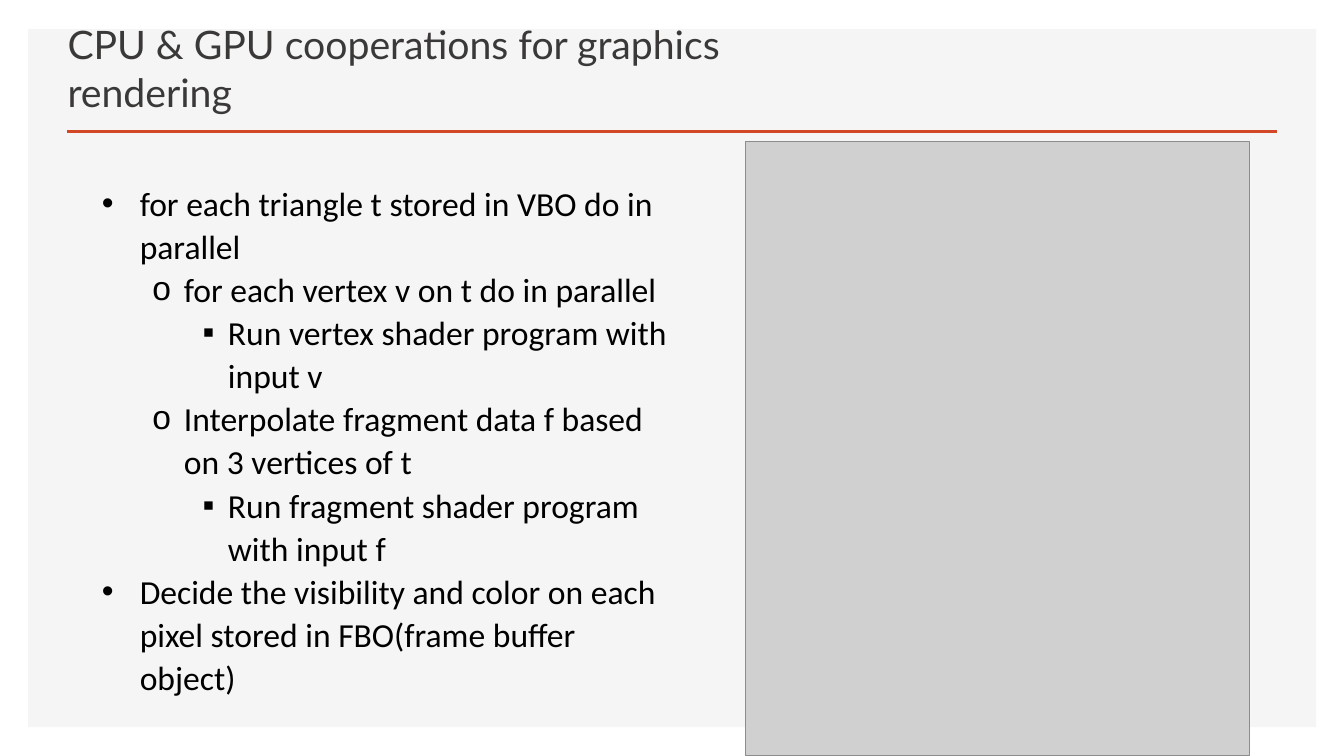
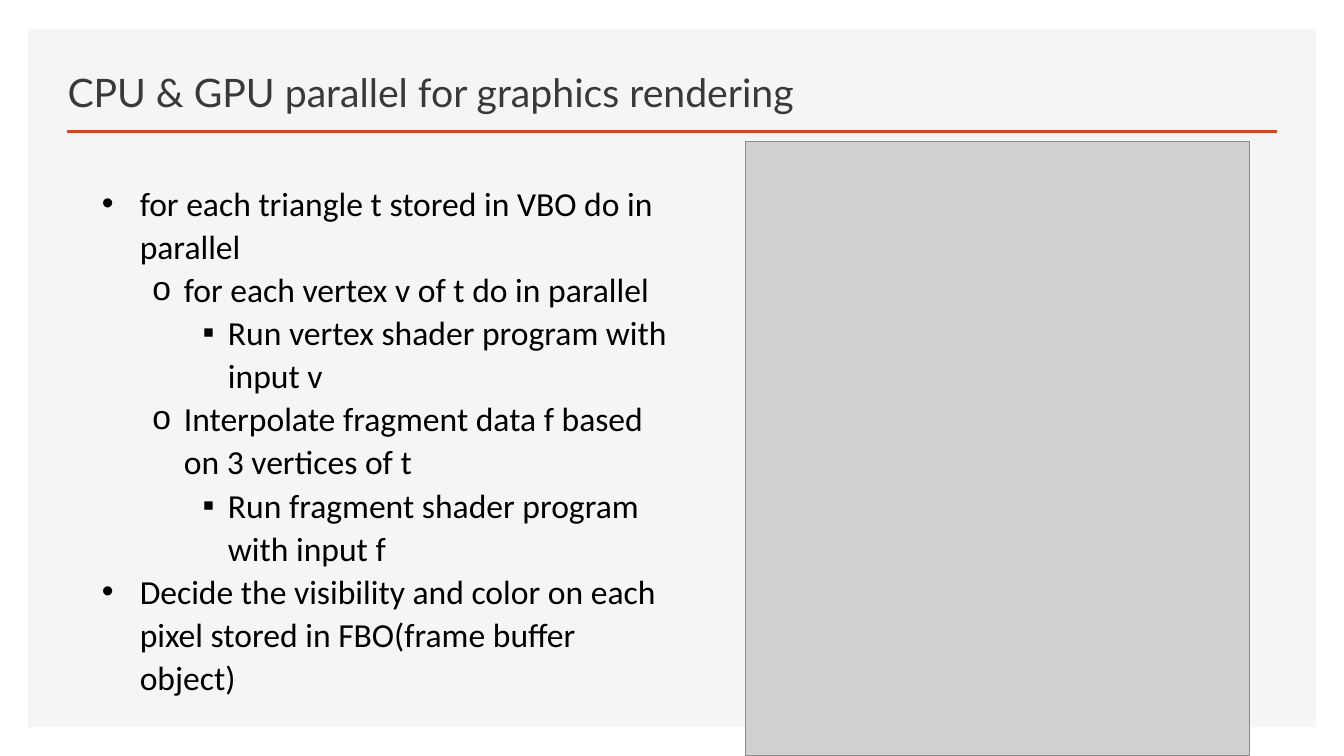
Before and after one commit to wwxhero/graphic_pipeline, a slide deck: slide 5 of Proposal.pptx (slide 4 before the commit). Drawn at 1344x756 pixels with LibreOffice and Linux fonts; fonts in the diff are those of the drawing; grey boxes stand for pictures. Boxes give left, top, right and bottom in pixels: in the first picture for what was removed or moved away, otherwise in the second. Text is boxed around its words. In the diff, an @@ line names an element or a change of style, - is before the commit and + after.

```diff
--- a/Proposal.pptx
+++ b/Proposal.pptx
@@ title at [68,78,793,114]: text changed @@
-CPU & GPU cooperations for graphics rendering
+CPU & GPU parallel for graphics rendering
@@ text at [184,278,649,308]: text changed @@
-  o for each vertex v on t do in parallel
+  o for each vertex v of t do in parallel
```
Also in this commit, not shown: 1 other slide changed, 1 slide added, 1 slide removed.
